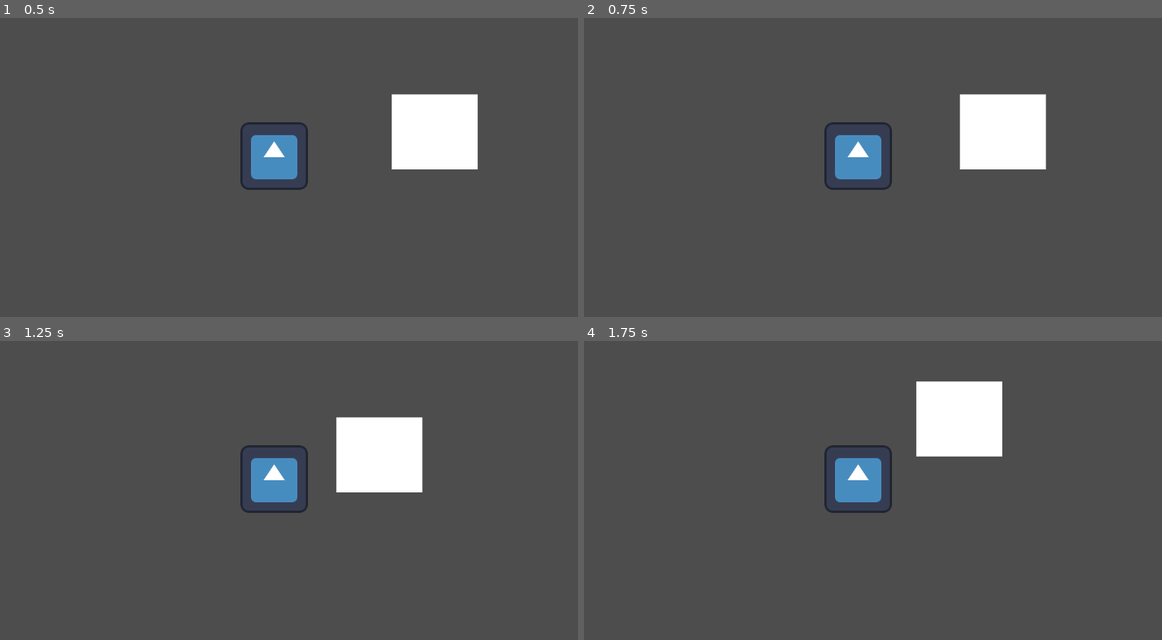
Above: before the commit, frames 1-4 (two rows, left to right).
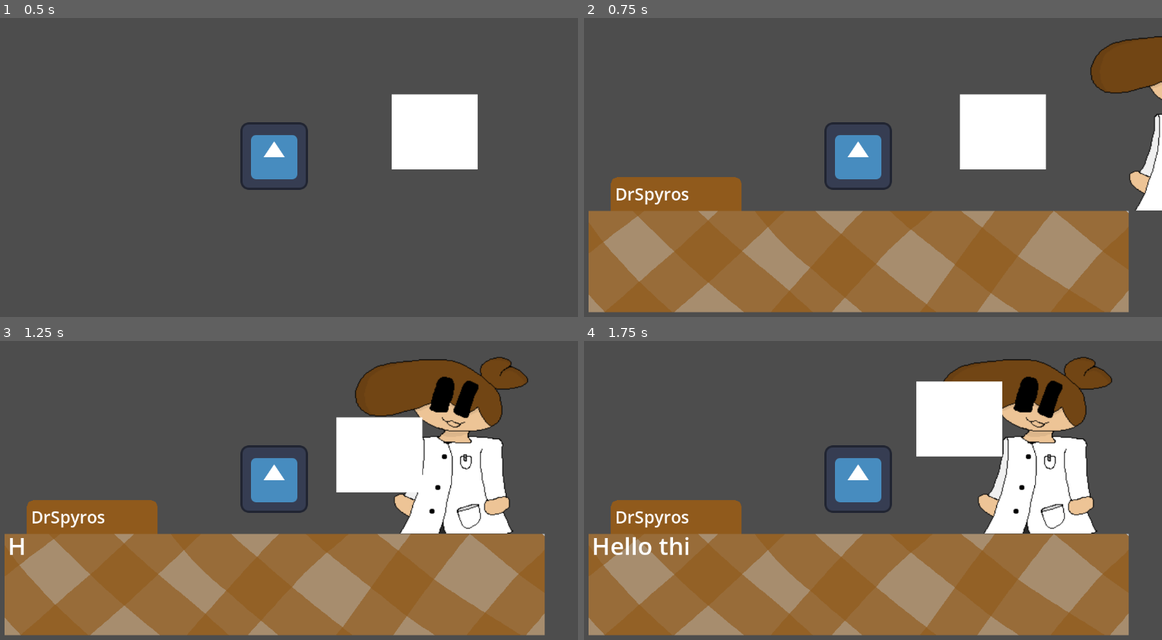
Above: after the commit, the same moments.

Repository: DrSpyros/BreadDatingSimulator
Game: Godot game, scene res://Scenes/Map Scenes/Main.tscn
Same seed, same stepped clock (60 frames per second), same inputs: the game is played once before the commit and once after it. The engine's default icon, where the game draws it, is replaced by a stand-in: a white triangle on a blue panel in a dark square.
Inputs:
- Up to frame 1 (0.5 s): no input
- Up to frame 2 (0.75 s): tap Enter at 0.5 s; hold D (Right) from 0.53 s (still down); tap E (Interact) at 0.6 s
- Up to frame 3 (1.25 s): keep holding D (Right)
- Up to frame 4 (1.75 s): release D (Right) at 1.28 s; hold S (Down) from 1.28 s (still down); tap E (Interact) at 1.35 s

Frame 1 is identical in both runs. In frame 2, 37% of the frame differs, in the area x 0-100%, y 6-99%; in frame 3, 45%, in the area x 0-95%, y 5-99%; in frame 4, 44%.

Commit message:
Got Vivan help
Thanks vivan!!!
https://github.com/VivanPrasad

Diff:
--- a/Dialogue.tscn
+++ /dev/null
@@ -1,82 +0,0 @@
-[gd_scene load_steps=10 format=3 uid="uid://bkl3fhfksgc81"]
-
-[ext_resource type="Script" path="res://Scripts/Game Scripts/Dialogue/Dialogue.gd" id="1_07mgi"]
-[ext_resource type="Script" path="res://Scripts/Game Scripts/Dialogue/DialogueAnimations.gd" id="2_a0mlj"]
-[ext_resource type="Texture2D" uid="uid://dotgry8kyqlpc" path="res://Images/DialogueBox.png" id="2_h2tyv"]
-[ext_resource type="Script" path="res://Scripts/Game Scripts/Dialogue/SetDialogueText.gd" id="3_qphd3"]
-[ext_resource type="Script" path="res://Scripts/Game Scripts/Dialogue/SetDialogueName.gd" id="4_gwdcd"]
-[ext_resource type="Texture2D" uid="uid://gu314j241sam" path="res://Images/CharacterSprites/DrSpyros/Neutral.png" id="5_wnl8y"]
-[ext_resource type="Script" path="res://Scripts/Game Scripts/Dialogue/SetDialogueTexture.gd" id="6_q1h8e"]
-
-[sub_resource type="Animation" id="Animation_pv6yx"]
-resource_name = "StartDialogue"
-length = 0.3
-tracks/0/type = "value"
-tracks/0/imported = false
-tracks/0/enabled = true
-tracks/0/path = NodePath("DialogueBox/Sprite2D:position")
-tracks/0/interp = 1
-tracks/0/loop_wrap = true
-tracks/0/keys = {
-"times": PackedFloat32Array(0, 0.0001, 0.0002, 0.0003, 0.3),
-"transitions": PackedFloat32Array(1, 1, 1, 1, 1),
-"update": 0,
-"values": [Vector2(1278, -183), Vector2(1278, -183), Vector2(1278, -183), Vector2(1278, -183), Vector2(809, -183)]
-}
-
-[sub_resource type="AnimationLibrary" id="AnimationLibrary_5wxjk"]
-_data = {
-"StartDialogue": SubResource("Animation_pv6yx")
-}
-
-[node name="Dialogue" type="ColorRect"]
-anchors_preset = 15
-anchor_right = 1.0
-anchor_bottom = 1.0
-grow_horizontal = 2
-grow_vertical = 2
-color = Color(0, 0, 0, 0.0470588)
-script = ExtResource("1_07mgi")
-
-[node name="AnimationPlayer" type="AnimationPlayer" parent="."]
-libraries = {
-"": SubResource("AnimationLibrary_5wxjk")
-}
-script = ExtResource("2_a0mlj")
-
-[node name="Dialoguebox" type="Sprite2D" parent="."]
-position = Vector2(582, 465)
-texture = ExtResource("2_h2tyv")
-
-[node name="DialogueBox" type="Label" parent="."]
-layout_mode = 0
-offset_left = 76.0
-offset_top = 391.0
-offset_right = 1091.0
-offset_bottom = 604.0
-theme_override_font_sizes/font_size = 46
-text = "sdfasdgfgdfgdfgdfgdfgdfgdfgdfgdfgdf"
-autowrap_mode = 3
-script = ExtResource("3_qphd3")
-
-[node name="DialogueName" type="Label" parent="DialogueBox"]
-layout_mode = 0
-offset_left = 44.0
-offset_top = -50.0
-offset_right = 270.0
-offset_bottom = 6.0
-theme_override_font_sizes/font_size = 32
-text = "MarkMayhem"
-vertical_alignment = 1
-script = ExtResource("4_gwdcd")
-
-[node name="Sprite2D" type="Sprite2D" parent="DialogueBox"]
-position = Vector2(1320, -183)
-scale = Vector2(1.568, 1.5)
-texture = ExtResource("5_wnl8y")
-script = ExtResource("6_q1h8e")
-
-[connection signal="PlayAnim" from="." to="AnimationPlayer" method="_on_dialogue_play_anim"]
-[connection signal="SetName" from="." to="DialogueBox/DialogueName" method="_on_dialogue_set_name"]
-[connection signal="SetText" from="." to="DialogueBox" method="_on_dialogue_set_text"]
-[connection signal="SetTexture" from="." to="DialogueBox/Sprite2D" method="_on_dialogue_set_texture"]
--- a/Scenes/Map Scenes/Main.tscn
+++ b/Scenes/Map Scenes/Main.tscn
@@ -1,6 +1,6 @@
 [gd_scene load_steps=2 format=3 uid="uid://2erod873vqlo"]
 
-[ext_resource type="PackedScene" uid="uid://cp6au103w5fhw" path="res://player.tscn" id="1_55hbp"]
+[ext_resource type="PackedScene" uid="uid://cp6au103w5fhw" path="res://Scenes/Player Scenes/player.tscn" id="1_55hbp"]
 
 [node name="Node2D" type="Node2D"]
 
--- a/Scenes/Player Scenes/Dialogue.tscn
+++ b/Scenes/Player Scenes/Dialogue.tscn
@@ -1,16 +1,75 @@
-[gd_scene load_steps=4 format=3 uid="uid://d4hwsc226hdq8"]
+[gd_scene load_steps=10 format=3 uid="uid://bkl3fhfksgc81"]
 
-[ext_resource type="Script" path="res://Scripts/Game Scripts/Dialogue/Dialogue.gd" id="1_fnd5i"]
+[ext_resource type="Script" path="res://Scripts/Game Scripts/Dialogue.gd" id="1_vjcdx"]
 [ext_resource type="Texture2D" uid="uid://dotgry8kyqlpc" path="res://Images/DialogueBox.png" id="2_h2tyv"]
-[ext_resource type="Script" path="res://Scripts/Game Scripts/Dialogue/SetDialogueTexture.gd" id="3_cagfo"]
+[ext_resource type="Texture2D" uid="uid://gu314j241sam" path="res://Images/CharacterSprites/DrSpyros/Neutral.png" id="5_wnl8y"]
 
-[node name="Dialogue" type="Control"]
-layout_mode = 3
+[sub_resource type="Animation" id="Animation_pv6yx"]
+resource_name = "StartDialogue"
+length = 0.3
+tracks/0/type = "value"
+tracks/0/imported = false
+tracks/0/enabled = true
+tracks/0/path = NodePath("DialogueBox/Sprite2D:position")
+tracks/0/interp = 1
+tracks/0/loop_wrap = true
+tracks/0/keys = {
+"times": PackedFloat32Array(0, 0.0001, 0.0002, 0.0003, 0.3),
+"transitions": PackedFloat32Array(1, 1, 1, 1, 1),
+"update": 0,
+"values": [Vector2(1278, -183), Vector2(1278, -183), Vector2(1278, -183), Vector2(1278, -183), Vector2(809, -183)]
+}
+
+[sub_resource type="AnimationLibrary" id="AnimationLibrary_5wxjk"]
+_data = {
+"StartDialogue": SubResource("Animation_pv6yx")
+}
+
+[sub_resource type="GDScript" id="GDScript_elvic"]
+script/source = "extends AnimationPlayer
+
+func _on_dialogue_play_anim(Anim):
+	play(Anim)
+"
+
+[sub_resource type="GDScript" id="GDScript_psa2m"]
+script/source = "extends Label
+
+func _on_dialogue_set_text(DialogueText):
+	text = DialogueText
+"
+
+[sub_resource type="GDScript" id="GDScript_hot58"]
+script/source = "extends Label
+
+func _on_dialogue_set_name(CharName):
+	text = CharName
+
+"
+
+[sub_resource type="GDScript" id="GDScript_bhic2"]
+script/source = "extends Sprite2D
+
+func _on_dialogue_set_texture(CharTexture):
+	var LoadedCharTexture = load(CharTexture)
+	print(CharTexture)
+	texture = LoadedCharTexture
+"
+
+[node name="Dialogue" type="ColorRect"]
 anchors_preset = 15
 anchor_right = 1.0
 anchor_bottom = 1.0
 grow_horizontal = 2
 grow_vertical = 2
+color = Color(0, 0, 0, 0.0470588)
+script = ExtResource("1_vjcdx")
+
+[node name="AnimationPlayer" type="AnimationPlayer" parent="."]
+libraries = {
+"": SubResource("AnimationLibrary_5wxjk")
+}
+script = SubResource("GDScript_elvic")
 
 [node name="Dialoguebox" type="Sprite2D" parent="."]
 position = Vector2(582, 465)
@@ -23,8 +82,9 @@
 offset_right = 1091.0
 offset_bottom = 604.0
 theme_override_font_sizes/font_size = 46
+text = "sdfasdgfgdfgdfgdfgdfgdfgdfgdfgdfgdf"
 autowrap_mode = 3
-script = ExtResource("1_fnd5i")
+script = SubResource("GDScript_psa2m")
 
 [node name="DialogueName" type="Label" parent="DialogueBox"]
 layout_mode = 0
@@ -32,13 +92,13 @@
 offset_top = -50.0
 offset_right = 270.0
 offset_bottom = 6.0
-theme_override_font_sizes/font_size = 40
+theme_override_font_sizes/font_size = 32
+text = "MarkMayhem"
 vertical_alignment = 1
-uppercase = true
+script = SubResource("GDScript_hot58")
 
 [node name="Sprite2D" type="Sprite2D" parent="DialogueBox"]
-position = Vector2(809, -183)
+position = Vector2(1278, -183)
 scale = Vector2(1.568, 1.5)
-script = ExtResource("3_cagfo")
-
-[connection signal="SetTexture" from="DialogueBox" to="DialogueBox/Sprite2D" method="_on_dialogue_box_set_texture"]
+texture = ExtResource("5_wnl8y")
+script = SubResource("GDScript_bhic2")
--- a/Scenes/Player Scenes/player.tscn
+++ b/Scenes/Player Scenes/player.tscn
@@ -1,8 +1,8 @@
-[gd_scene load_steps=5 format=3 uid="uid://dcqytjfwu18cv"]
+[gd_scene load_steps=5 format=3 uid="uid://cp6au103w5fhw"]
 
 [ext_resource type="Script" path="res://Scripts/Player Scripts/PlayerMovement.gd" id="1_bxfs1"]
 [ext_resource type="Texture2D" uid="uid://capv0avoypomb" path="res://icon.svg" id="2_2d7x5"]
-[ext_resource type="PackedScene" uid="uid://d4hwsc226hdq8" path="res://Dialogue.tscn" id="3_0esk3"]
+[ext_resource type="PackedScene" uid="uid://bkl3fhfksgc81" path="res://Scenes/Player Scenes/Dialogue.tscn" id="3_0esk3"]
 
 [sub_resource type="RectangleShape2D" id="RectangleShape2D_s8hce"]
 size = Vector2(129, 129)
@@ -10,17 +10,16 @@
 [node name="Player" type="CharacterBody2D"]
 script = ExtResource("1_bxfs1")
 
+[node name="Dialogue" parent="." instance=ExtResource("3_0esk3")]
+offset_left = -581.0
+offset_top = -297.0
+offset_right = -581.0
+offset_bottom = -297.0
+
 [node name="Sprite2D" type="Sprite2D" parent="."]
 texture = ExtResource("2_2d7x5")
 
 [node name="Camera2D" type="Camera2D" parent="."]
 
 [node name="CollisionShape2D" type="CollisionShape2D" parent="."]
-position = Vector2(0.5, 0.5)
 shape = SubResource("RectangleShape2D_s8hce")
-
-[node name="Dialogue" parent="." instance=ExtResource("3_0esk3")]
-offset_left = -578.0
-offset_top = -299.0
-offset_right = -578.0
-offset_bottom = -299.0
--- a/Scripts/Game Scripts/Autoload.gd
+++ b/Scripts/Game Scripts/Autoload.gd
@@ -1,4 +1,6 @@
-extends Script
+extends Node
+
+@onready var DialogueScene : Dialogue = null
 
 var CharacterGenders = {
 	#true = male, false = female
--- a/Scripts/Game Scripts/Dialogue.gd
+++ b/Scripts/Game Scripts/Dialogue.gd
@@ -1,20 +1,48 @@
 extends ColorRect
+class_name Dialogue
 
-signal SetText(DialogueText)
-signal SetTexture(CharTexture)
-signal SetName(CharName)
+@onready var DialogueBox : Label = $DialogueBox
+@onready var DialogueName : Label = $DialogueBox/DialogueName
+@onready var DialogueTexture = $DialogueBox/Sprite2D
+@onready var DialogueAnimation = $AnimationPlayer
+var AnimationPlayed = false
 
 func _ready():
-	await get_tree().create_timer(1).timeout
-	SendDialogue("very cool dialogue", "DrSpyros", "Neutral")
+	AL.DialogueScene = self
+	visible = false
+
+func _process(delta):
+	if visible == true:
+		if AnimationPlayed == false:
+			AnimationPlayed = true
+	else:
+		AnimationPlayed = false
 
 func SendDialogue(DialogueText, Name, State):
-	var CharTexture = "res://Images/CharacterSprites/" + str(Name) + "/" + str(State) + ".png"
-	emit_signal("SetTexture", CharTexture)
-	emit_signal("SetName", Name)
+	visible = true
+
+	DialogueTexture.texture = load("res://Images/CharacterSprites/" + str(Name) + "/" + str(State) + ".png")
+	DialogueAnimation.play("StartDialogue")
+	DialogueName.text = Name
+	DialogueBox.text = ""
+	await get_tree().create_timer(0.5).timeout
 	for Index in DialogueText.length():
 		var CutText = DialogueText.erase(Index, DialogueText.length())
-		emit_signal("SetText", CutText)
+		DialogueBox.text = CutText
+		var CurrentLetter = DialogueText.erase(Index + 1, DialogueText.length() + 1)
+		CurrentLetter = CurrentLetter.erase(0, Index)
+		if CurrentLetter == " ":
+			DialogueTexture.texture = load("res://Images/CharacterSprites/" + str(Name) + "/" + str(State) + ".png")
+		else:
+			DialogueTexture.texture = load("res://Images/CharacterSprites/" + str(Name) + "/" + "Talking_" + str(State) + ".png")
+		if CurrentLetter == ".":
+			DialogueTexture.texture = load("res://Images/CharacterSprites/" + str(Name) + "/" + str(State) + ".png")
+			await get_tree().create_timer(0.2).timeout
 		await get_tree().create_timer(0.05).timeout
 
-	emit_signal("SetText", DialogueText)
+	DialogueBox.text = DialogueText
+	DialogueTexture.texture = load("res://Images/CharacterSprites/" + str(Name) + "/" + str(State) + ".png")
+
+func EndDialogue():
+	var AnimationPlayed = false
+	visible = false
--- a/Scripts/Player Scripts/PlayerMovement.gd
+++ b/Scripts/Player Scripts/PlayerMovement.gd
@@ -5,6 +5,8 @@
 
 
 func get_input():
+	if Input.is_action_just_pressed("Interact"):
+		AL.DialogueScene.SendDialogue("Hello this is some fun text. whooho", "DrSpyros", "Neutral")
 	var input_direction = Vector2.ZERO
 	var FinalSpeed = Speed
 	if CanMove == true:
--- a/player.tscn
+++ /dev/null
@@ -1,25 +0,0 @@
-[gd_scene load_steps=5 format=3 uid="uid://cp6au103w5fhw"]
-
-[ext_resource type="Script" path="res://Scripts/Player Scripts/PlayerMovement.gd" id="1_bxfs1"]
-[ext_resource type="Texture2D" uid="uid://capv0avoypomb" path="res://icon.svg" id="2_2d7x5"]
-[ext_resource type="PackedScene" uid="uid://bkl3fhfksgc81" path="res://Dialogue.tscn" id="3_0esk3"]
-
-[sub_resource type="RectangleShape2D" id="RectangleShape2D_s8hce"]
-size = Vector2(129, 129)
-
-[node name="Player" type="CharacterBody2D"]
-script = ExtResource("1_bxfs1")
-
-[node name="Dialogue" parent="." instance=ExtResource("3_0esk3")]
-offset_left = -581.0
-offset_top = -297.0
-offset_right = -581.0
-offset_bottom = -297.0
-
-[node name="Sprite2D" type="Sprite2D" parent="."]
-texture = ExtResource("2_2d7x5")
-
-[node name="Camera2D" type="Camera2D" parent="."]
-
-[node name="CollisionShape2D" type="CollisionShape2D" parent="."]
-shape = SubResource("RectangleShape2D_s8hce")
--- a/project.godot
+++ b/project.godot
@@ -18,7 +18,6 @@
 [autoload]
 
 AL="*res://Scripts/Game Scripts/Autoload.gd"
-Dialogue="*res://Scripts/Game Scripts/Dialogue/Dialogue.gd"
 
 [input]
 
